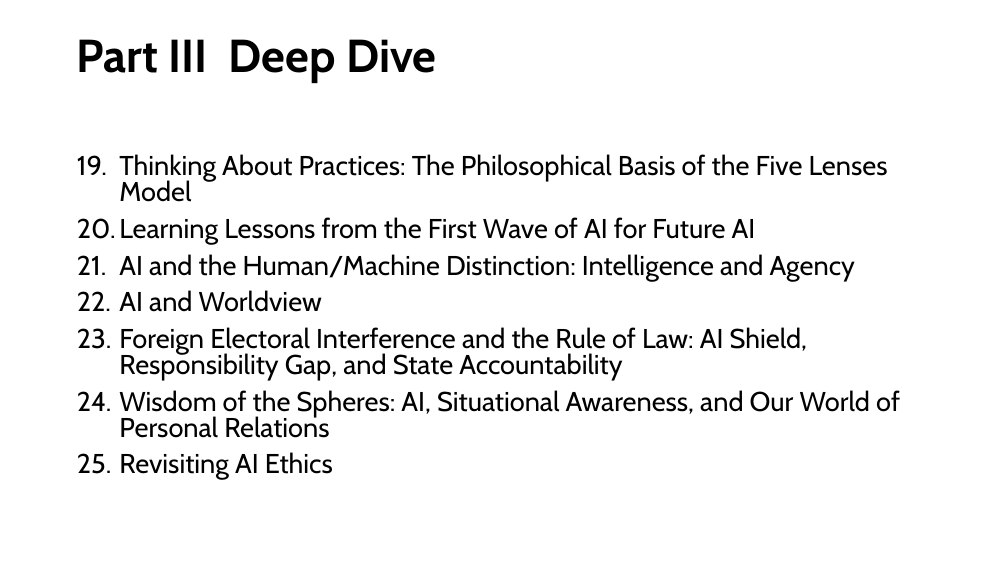
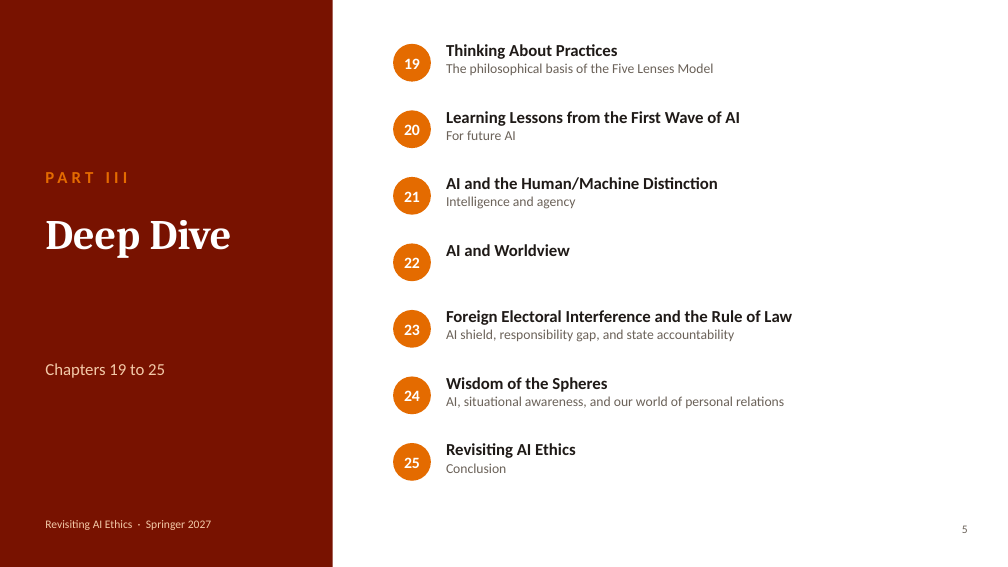
Before and after one commit to ericaraujophd/stem-slides, a slide deck: slide 5 of Session-6/S6-4-50pm-Book-AI-Ethics-Revisited.pptx (slide 6 before the commit). Drawn at 1008x567 pixels with LibreOffice and Linux fonts; fonts in the diff are those of the drawing. Boxes give left, top, right and bottom in pixels: in the first picture for what was removed or moved away, otherwise in the second. Text is boxed around its words. In the diff, an @@ line names an element or a change of style, - is before the commit and + after.

```diff
--- a/Session-6/S6-4-50pm-Book-AI-Ethics-Revisited.pptx
+++ b/Session-6/S6-4-50pm-Book-AI-Ethics-Revisited.pptx
@@ rectangle added at (0, 0, 333, 567), fill #781200 @@
@@ ellipse added at (393, 44, 431, 82), fill #E46B00 @@
@@ text added at (404, 58, 420, 69), 15 pt, text #FFFFFF, bold @@
+19
@@ text added at (446, 44, 714, 75), 13 pt, text #6B6259 @@
+Thinking About Practices
+The philosophical basis of the Five Lenses Model
@@ ellipse added at (393, 110, 431, 148), fill #E46B00 @@
@@ text added at (446, 111, 740, 140), 16 pt, text #1F1A17, bold @@
+Learning Lessons from the First Wave of AI
+For future AI
@@ text added at (404, 124, 420, 135), 15 pt, text #FFFFFF, bold @@
+20
@@ text added at (45, 166, 302, 204), 16 pt, text #E46B00, bold @@
+PART III
@@ text removed at (119, 154, 900, 480) @@
-19. Thinking About Practices: The Philosophical Basis of the Five Lenses Model
-20. Learning Lessons from the First Wave of AI for Future AI
-21. AI and the Human/Machine Distinction: Intelligence and Agency
-22. AI and Worldview
-23. Foreign Electoral Interference and the Rule of Law: AI Shield, Responsibility Gap, and State Accountability
-24. Wisdom of the Spheres: AI, Situational Awareness, and Our World of Personal Relations
-25. Revisiting AI Ethics
@@ ellipse added at (393, 177, 431, 215), fill #E46B00 @@
@@ text added at (446, 177, 718, 209), 16 pt, text #1F1A17, bold @@
+AI and the Human/Machine Distinction
+Intelligence and agency
@@ title "Deep Dive" at (45, 220, 232, 258): vertical alignment middle to top @@
@@ text added at (404, 191, 420, 202), 15 pt, text #FFFFFF, bold @@
+21
@@ title at (45, 220, 232, 258): text changed; size 44 to 40 pt; font Cabin to Cambria; text colour #000000 to #FFFFFF @@
-Part III Deep Dive
+Deep Dive
@@ ellipse added at (393, 243, 431, 281), fill #E46B00 @@
@@ text added at (404, 257, 420, 268), 15 pt, text #FFFFFF, bold @@
+22
@@ text added at (446, 244, 569, 256), 16 pt, text #1F1A17, bold @@
+AI and Worldview
@@ ellipse added at (393, 310, 431, 348), fill #E46B00 @@
@@ text added at (404, 324, 420, 335), 15 pt, text #FFFFFF, bold @@
+23
@@ text added at (446, 310, 792, 342), 13 pt, text #6B6259 @@
+Foreign Electoral Interference and the Rule of Law
+AI shield, responsibility gap, and state accountability
@@ text added at (45, 363, 165, 378), 16 pt, text #F3C9A8 @@
+Chapters 19 to 25
@@ ellipse added at (393, 377, 431, 414), fill #E46B00 @@
@@ text added at (446, 377, 784, 408), 13 pt, text #6B6259 @@
+Wisdom of the Spheres
+AI, situational awareness, and our world of personal relations
@@ text added at (404, 390, 420, 401), 15 pt, text #FFFFFF, bold @@
+24
@@ ellipse added at (393, 443, 431, 481), fill #E46B00 @@
@@ text added at (446, 443, 575, 473), 16 pt, text #1F1A17, bold @@
+Revisiting AI Ethics
+Conclusion
@@ text added at (404, 457, 420, 468), 15 pt, text #FFFFFF, bold @@
+25
@@ text added at (45, 520, 211, 530), 11 pt, text #F3C9A8 @@
+Revisiting AI Ethics · Springer 2027
@@ page number added at (962, 525, 968, 533), 11 pt, text #6B6259 @@
+5
```
Also in this commit, not shown: 2 other slides changed, 4 slides added, 4 slides removed.
